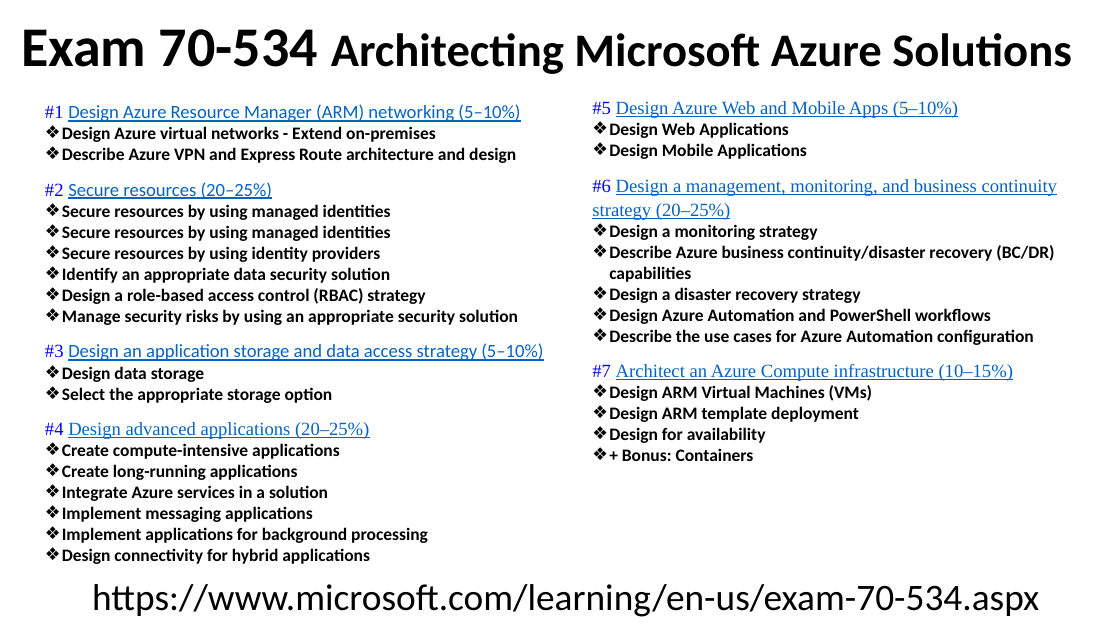
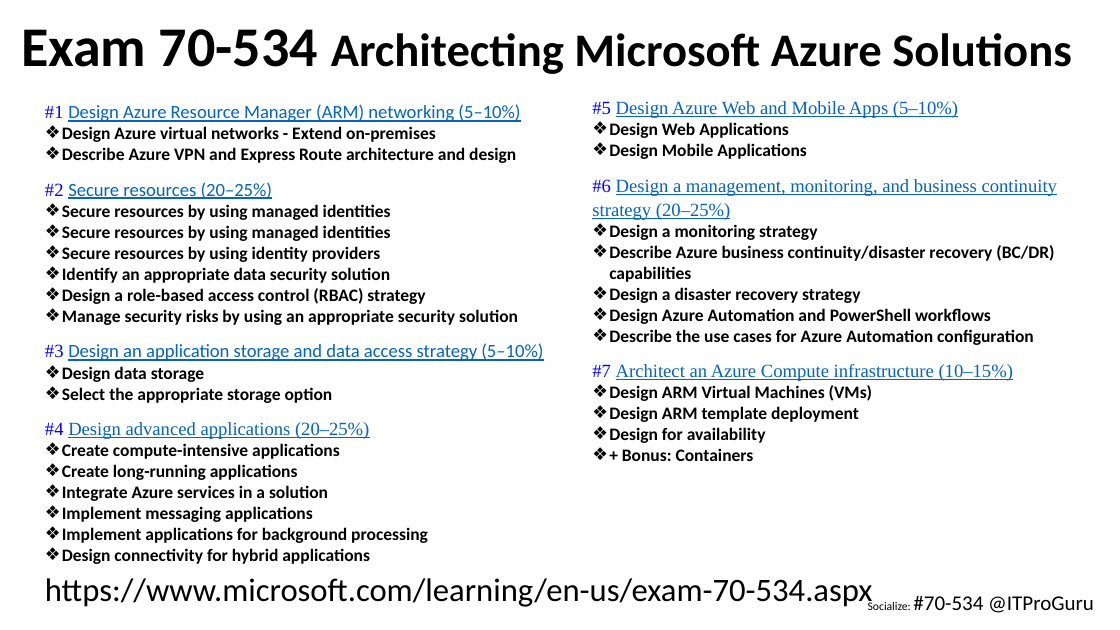
Before and after one commit to dstolts/70-534, a slide deck: slide 1 of Presentations/70-534-Template.potx. Drawn at 1120x630 pixels with LibreOffice and Linux fonts; fonts in the diff are those of the drawing. Boxes give left, top, right and bottom in pixels: in the first picture for what was removed or moved away, otherwise in the second. Text is boxed around its words. In the diff, an @@ line names an element or a change of style, - is before the commit and + after.

```diff
--- a/Presentations/70-534-Template.potx
+++ b/Presentations/70-534-Template.potx
@@ text "https://www.microsoft.com/learning/en-us/exam-70-534.aspx": place and size @@
-text "https://www.microsoft.com/learning/en-us/exam-70-534.aspx" at bbox=[92, 584, 1039, 617]
+text "https://www.microsoft.com/learning/en-us/exam-70-534.aspx" at bbox=[45, 578, 873, 609]
@@ text "https://www.microsoft.com/learning/en-us/exam-70-534.aspx" at bbox=[45, 578, 873, 609]: size 32 to 28 pt @@
@@ text added at bbox=[868, 596, 1094, 613], 18 pt, text #000000 @@
+Socialize: #70-534 @ITProGuru
```
Also in this commit, not shown: 8 other slides changed, 3 slides added, 1 slide removed, 4 other files.
